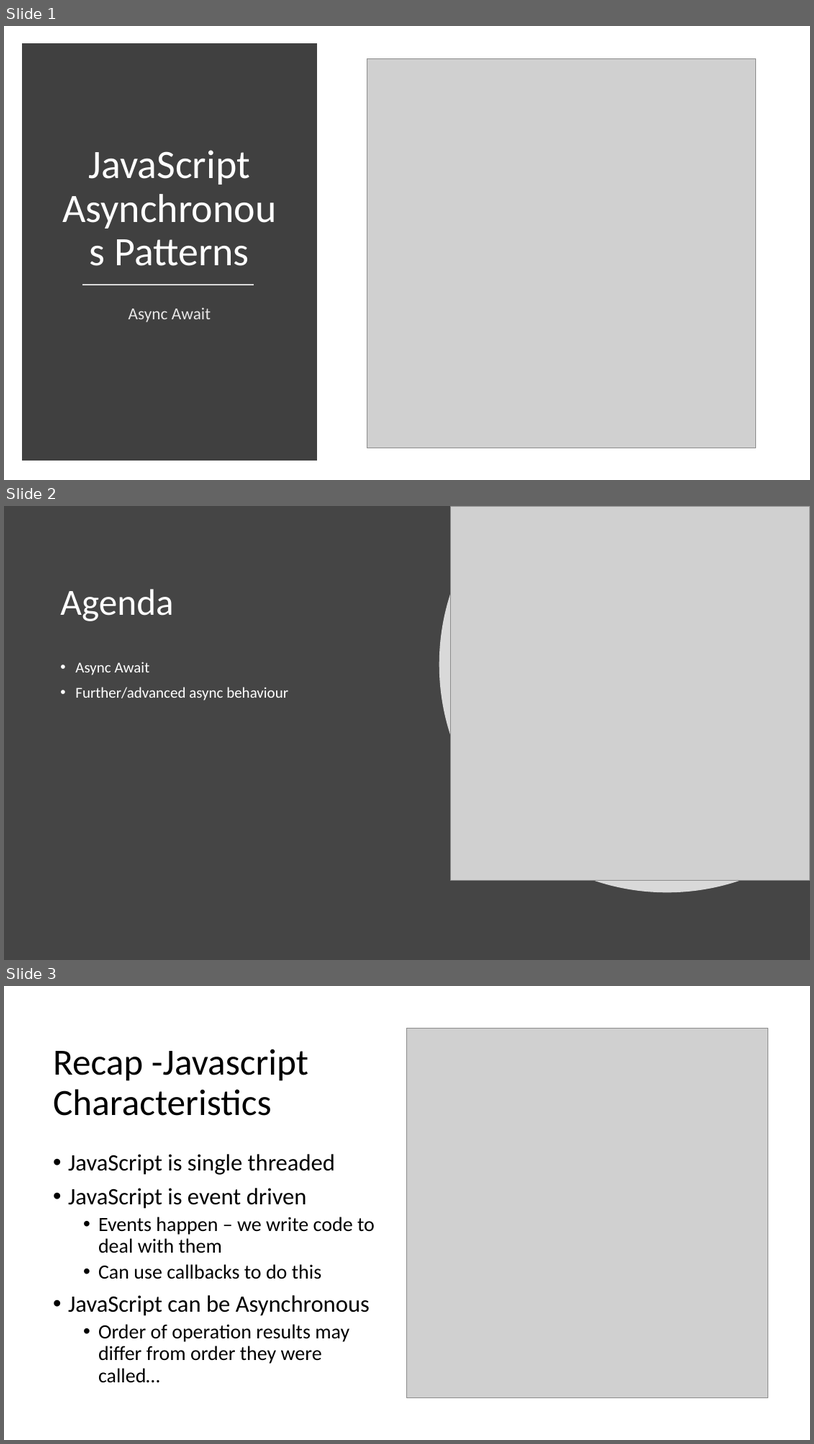
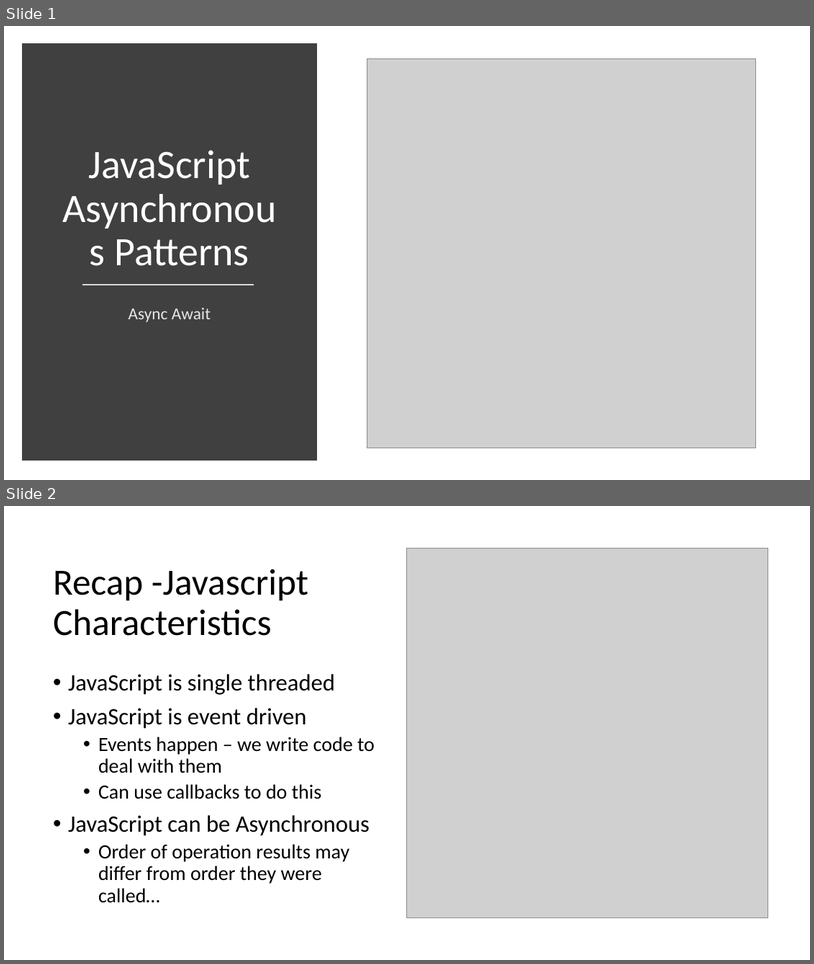
Before and after one commit to diarmuidoconnor/ict-2021, a slide deck: topic10/talk-2/Promises.pptx. Shown one above the other, each under a label of ours: slides 1, 2 and 3 before the commit, slides 1 and 2 after it. The pictures are 814x1444 and 814x964 pixels, drawn with LibreOffice and Linux fonts; fonts in the diff are those of the drawing; grey boxes stand for pictures. Boxes give left, top, right and bottom in pixels: in the first picture for what was removed or moved away, otherwise in the second. Text is boxed around its words. In the diff, an @@ line names an element or a change of style, - is before the commit and + after.

```diff
--- a/topic10/talk-2/Promises.pptx
+++ b/topic10/talk-2/Promises.pptx
@@ slide 2 removed at bbox=[4, 506, 810, 960], background #454545 @@
@@ freeform shape removed at bbox=[440, 506, 810, 893] @@
@@ picture removed at bbox=[450, 506, 810, 880] @@
@@ title removed at bbox=[60, 589, 173, 621] @@
-Agenda
@@ text removed at bbox=[75, 662, 288, 700] @@
-• Async Await
-• Further/advanced async behaviour
@@ what was slide 3 is now slide 2 @@
```
Also in this commit, not shown: 2 slides changed, 3 other files.
